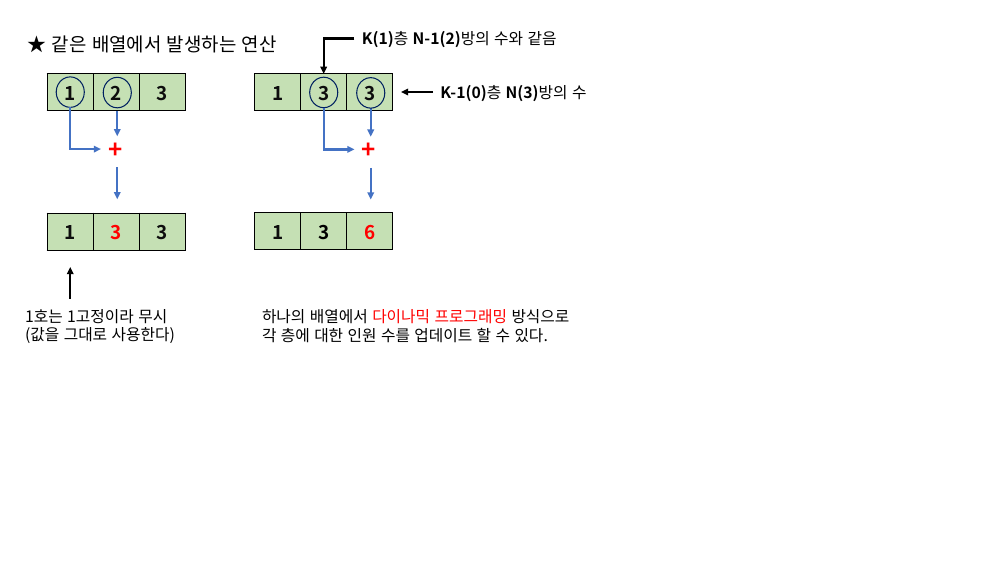
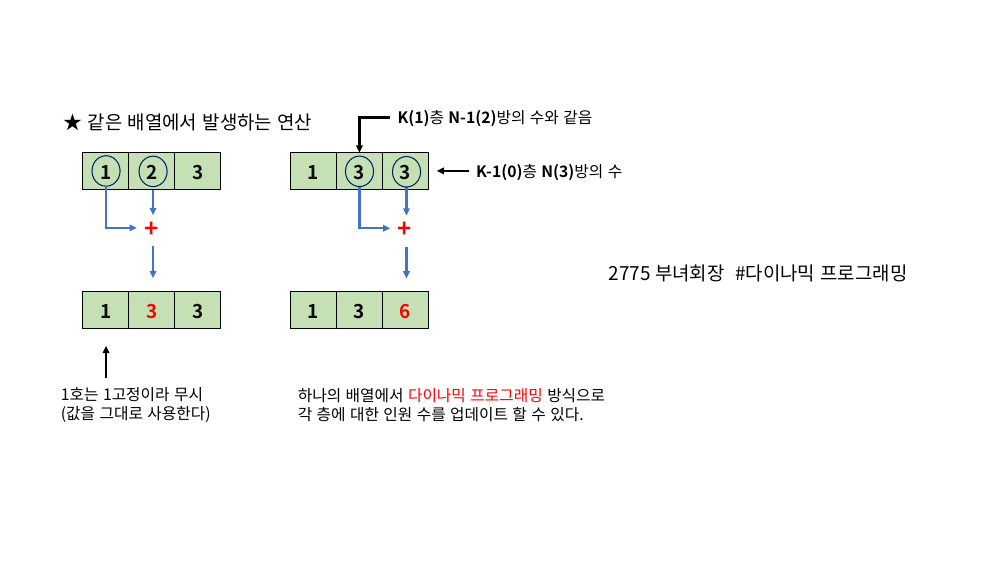
Before and after one commit to phantom0119/Baekjoon, a slide deck: slide 7 of 참고자료.pptx. Drawn at 1008x567 pixels with LibreOffice and Linux fonts; fonts in the diff are those of the drawing. Boxes give left, top, right and bottom in pixels: in the first picture for what was removed or moved away, otherwise in the second. Text is boxed around its words. In the diff, an @@ line names an element or a change of style, - is before the commit and + after.

```diff
--- a/참고자료.pptx
+++ b/참고자료.pptx
@@ 7 texts, 6 arrows, 4 tables, 4 ellipses, 3 elbow arrows: place and size @@
-7 texts, 6 arrows, 4 tables, 4 ellipses, 3 elbow arrows at (25, 31, 586, 343)
+7 texts, 6 arrows, 4 tables, 4 ellipses, 3 elbow arrows at (61, 110, 622, 422)
@@ text added at (609, 264, 908, 282), 18 pt, text #000000 @@
+2775 부녀회장 #다이나믹 프로그래밍
```
Also in this commit, not shown: 1 other slide changed, 5 slides added, 2 other files.
